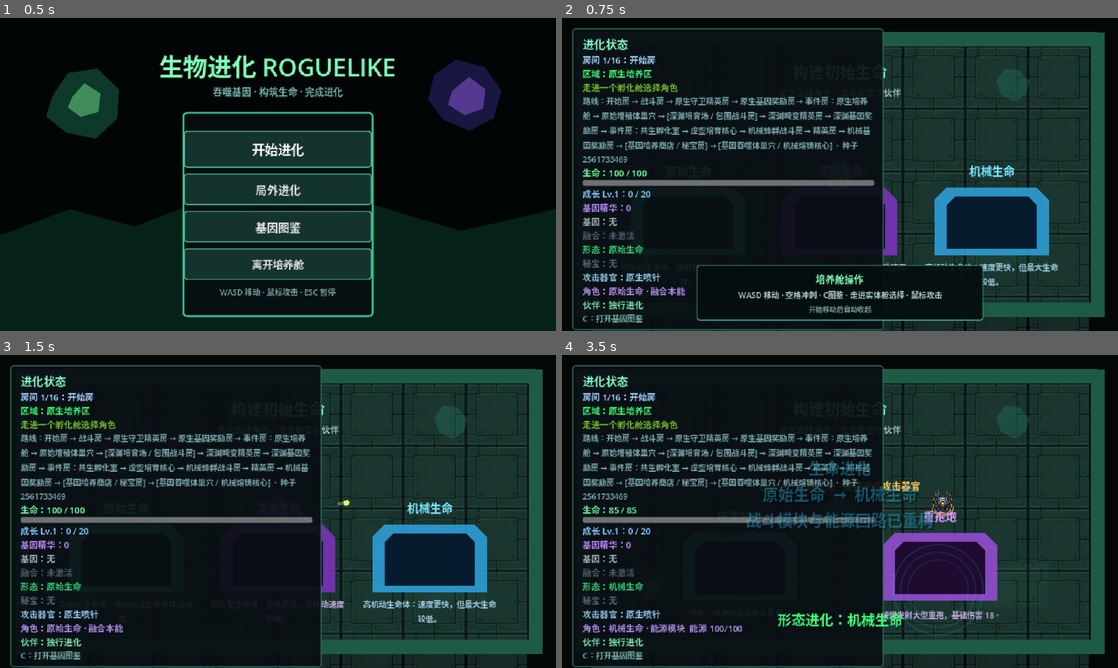
Above: before the commit, frames 1-4 (two rows, left to right).
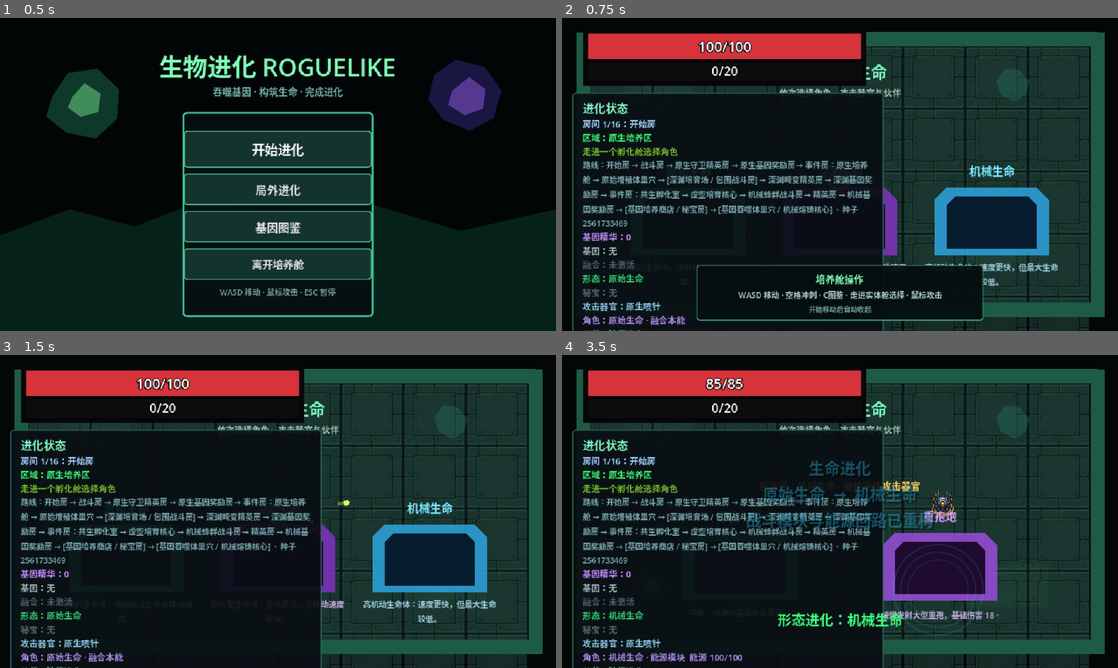
Above: after the commit, the same moments.

Repository: LIJUNCAN1/-Roguelike
Game: Godot game, scene res://scenes/ui/title_screen.tscn
The game is run twice, just before and just after one commit, with the same random seed, the same clock (stepped at 60 frames per second) and the same inputs.
Inputs (mouse positions are in pixels of both pictures, inside the frame that each line leads up to):
- Up to frame 1 (0.5 s): no input
- Up to frame 2 (0.75 s): click "开始进化" at 0.5 s
- Up to frame 3 (1.5 s): tap Enter (ui_accept) at 1.25 s; move the mouse to (400, 495) at 1.27 s; press the mouse at (400, 495) at 1.28 s; hold D (move_right) from 1.28 s (still down)
- Up to frame 4 (3.5 s): tap Enter (ui_accept) at 1.52, 2.27 s; move the mouse to (728, 527) at 2.02 s; release D (move_right) at 2.03 s; release the mouse at (728, 527) at 2.03 s; hold S (move_down) 2.03-2.78 s; tap P (damage_test_player) at 2.1 s; move the mouse to (895, 442) at 2.77 s; hold D (move_right) from 2.78 s (still down); hold Space (dash) from 2.78 s (still down)

Frame 1 is identical in both runs. In frame 2, 18% of the frame differs, in the area x 1-58%, y 3-100%; in frame 3, 18%; in frame 4, 18%.

Commit message:
feat: redesign player vitals HUD

Diff:
--- a/scenes/main/main.tscn
+++ b/scenes/main/main.tscn
@@ -31,6 +31,7 @@
 [ext_resource type="Script" path="res://scripts/audio/game_audio_director.gd" id="29_audio_director"]
 [ext_resource type="Resource" path="res://data/audio/prototype_audio_library.tres" id="30_audio_library"]
 [ext_resource type="Script" path="res://scripts/evolutions/evolution_presentation_controller.gd" id="31_evolution_presentation"]
+[ext_resource type="Script" path="res://scripts/ui/pixel_vitals_presenter.gd" id="32_pixel_vitals"]
 
 [sub_resource type="StyleBoxFlat" id="StyleBoxFlat_panel"]
 bg_color = Color(0.035, 0.055, 0.075, 0.92)
@@ -44,6 +45,18 @@
 corner_radius_bottom_right = 3
 corner_radius_bottom_left = 3
 
+[sub_resource type="StyleBoxFlat" id="StyleBoxFlat_vital_empty"]
+bg_color = Color(0.055, 0.045, 0.055, 1)
+
+[sub_resource type="StyleBoxFlat" id="StyleBoxFlat_health_fill"]
+bg_color = Color(0.84, 0.2, 0.23, 1)
+
+[sub_resource type="StyleBoxFlat" id="StyleBoxFlat_experience_fill"]
+bg_color = Color(0.6, 0.83, 0.95, 1)
+
+[sub_resource type="StyleBoxFlat" id="StyleBoxFlat_vital_frame"]
+bg_color = Color(0.025, 0.025, 0.035, 1)
+
 [node name="Main" type="Node2D"]
 
 [node name="GeneCodexManager" type="Node" parent="."]
@@ -76,13 +89,10 @@
 gene_label_path = NodePath("../Interface/StagePanel/MarginContainer/Labels/GeneStatus")
 fusion_label_path = NodePath("../Interface/StagePanel/MarginContainer/Labels/FusionStatus")
 evolution_label_path = NodePath("../Interface/StagePanel/MarginContainer/Labels/EvolutionStatus")
-health_label_path = NodePath("../Interface/StagePanel/MarginContainer/Labels/HealthStatus")
-health_bar_path = NodePath("../Interface/StagePanel/MarginContainer/Labels/HealthBar")
 
 [node name="ProgressionStatusPresenter" type="Node" parent="."]
 script = ExtResource("23_progression_status")
 progression_path = NodePath("../World/Player/RunProgression")
-experience_label_path = NodePath("../Interface/StagePanel/MarginContainer/Labels/ExperienceStatus")
 essence_label_path = NodePath("../Interface/StagePanel/MarginContainer/Labels/EssenceStatus")
 
 [node name="BuildNotificationPresenter" type="Node" parent="."]
@@ -168,11 +178,87 @@
 mouse_filter = 2
 color = Color(0.45, 1, 0.7, 0)
 
+[node name="PlayerVitals" type="Control" parent="Interface"]
+layout_mode = 3
+anchors_preset = 0
+offset_left = 24.0
+offset_top = 12.0
+offset_right = 350.0
+offset_bottom = 78.0
+mouse_filter = 2
+script = ExtResource("32_pixel_vitals")
+health_component_path = NodePath("../../World/Player/HealthComponent")
+progression_path = NodePath("../../World/Player/RunProgression")
+health_bar_path = NodePath("Frame/HealthBar")
+experience_bar_path = NodePath("Frame/ExperienceBar")
+health_text_path = NodePath("Frame/HealthText")
+experience_text_path = NodePath("Frame/ExperienceText")
+
+[node name="Frame" type="Panel" parent="Interface/PlayerVitals"]
+layout_mode = 1
+anchors_preset = 15
+anchor_right = 1.0
+anchor_bottom = 1.0
+grow_horizontal = 2
+grow_vertical = 2
+theme_override_styles/panel = SubResource("StyleBoxFlat_vital_frame")
+
+[node name="HealthBar" type="ProgressBar" parent="Interface/PlayerVitals/Frame"]
+layout_mode = 0
+offset_left = 6.0
+offset_top = 6.0
+offset_right = 320.0
+offset_bottom = 35.0
+mouse_filter = 2
+theme_override_styles/background = SubResource("StyleBoxFlat_vital_empty")
+theme_override_styles/fill = SubResource("StyleBoxFlat_health_fill")
+value = 100.0
+show_percentage = false
+
+[node name="ExperienceBar" type="ProgressBar" parent="Interface/PlayerVitals/Frame"]
+layout_mode = 0
+offset_left = 6.0
+offset_top = 39.0
+offset_right = 320.0
+offset_bottom = 60.0
+mouse_filter = 2
+theme_override_styles/background = SubResource("StyleBoxFlat_vital_empty")
+theme_override_styles/fill = SubResource("StyleBoxFlat_experience_fill")
+show_percentage = false
+
+[node name="HealthText" type="Label" parent="Interface/PlayerVitals/Frame"]
+layout_mode = 0
+offset_left = 6.0
+offset_top = 5.0
+offset_right = 320.0
+offset_bottom = 36.0
+theme_override_colors/font_color = Color(1, 1, 1, 1)
+theme_override_colors/font_outline_color = Color(0.02, 0.02, 0.03, 1)
+theme_override_constants/outline_size = 4
+theme_override_font_sizes/font_size = 16
+text = "100/100"
+horizontal_alignment = 1
+vertical_alignment = 1
+
+[node name="ExperienceText" type="Label" parent="Interface/PlayerVitals/Frame"]
+layout_mode = 0
+offset_left = 6.0
+offset_top = 37.0
+offset_right = 320.0
+offset_bottom = 62.0
+theme_override_colors/font_color = Color(1, 1, 1, 1)
+theme_override_colors/font_outline_color = Color(0.02, 0.02, 0.03, 1)
+theme_override_constants/outline_size = 3
+theme_override_font_sizes/font_size = 14
+text = "0/20"
+horizontal_alignment = 1
+vertical_alignment = 1
+
 [node name="StagePanel" type="PanelContainer" parent="Interface"]
 offset_left = 12.0
-offset_top = 12.0
+offset_top = 86.0
 offset_right = 370.0
-offset_bottom = 276.0
+offset_bottom = 326.0
 theme_override_styles/panel = SubResource("StyleBoxFlat_panel")
 
 [node name="MarginContainer" type="MarginContainer" parent="Interface/StagePanel"]
@@ -215,23 +301,6 @@
 theme_override_colors/font_color = Color(0.58, 0.66, 0.69, 1)
 theme_override_font_sizes/font_size = 10
 text = "G火焰  H分裂  J穿透  K吸血  L爆炸"
-
-[node name="HealthStatus" type="Label" parent="Interface/StagePanel/MarginContainer/Labels"]
-theme_override_colors/font_color = Color(0.42, 0.95, 0.62, 1)
-theme_override_font_sizes/font_size = 10
-text = "生命：100 / 100"
-
-[node name="HealthBar" type="ProgressBar" parent="Interface/StagePanel/MarginContainer/Labels"]
-custom_minimum_size = Vector2(0, 7)
-layout_mode = 2
-mouse_filter = 2
-value = 100.0
-show_percentage = false
-
-[node name="ExperienceStatus" type="Label" parent="Interface/StagePanel/MarginContainer/Labels"]
-theme_override_colors/font_color = Color(0.52, 0.78, 1, 1)
-theme_override_font_sizes/font_size = 10
-text = "成长 Lv.1：0 / 20"
 
 [node name="EssenceStatus" type="Label" parent="Interface/StagePanel/MarginContainer/Labels"]
 theme_override_colors/font_color = Color(0.75, 0.55, 1, 1)
--- a/scripts/ui/build_status_presenter.gd
+++ b/scripts/ui/build_status_presenter.gd
@@ -8,8 +8,6 @@
 @export_node_path("Label") var gene_label_path: NodePath
 @export_node_path("Label") var fusion_label_path: NodePath
 @export_node_path("Label") var evolution_label_path: NodePath
-@export_node_path("Label") var health_label_path: NodePath
-@export_node_path("ProgressBar") var health_bar_path: NodePath
 
 @onready var gene_manager: GeneManager = get_node(
 	gene_manager_path
@@ -30,12 +28,6 @@
 @onready var evolution_label: Label = get_node(
 	evolution_label_path
 ) as Label
-@onready var health_label: Label = get_node(
-	health_label_path
-) as Label
-@onready var health_bar: ProgressBar = get_node_or_null(
-	health_bar_path
-) as ProgressBar
 
 
 func _ready() -> void:
@@ -44,14 +36,9 @@
 	evolution_system.evolution_changed.connect(
 		_on_evolution_changed
 	)
-	player_health.health_changed.connect(_update_health)
 	_update_genes()
 	_update_fusions()
 	_update_evolution()
-	_update_health(
-		player_health.current_health,
-		player_health.max_health
-	)
 
 
 func _update_genes() -> void:
@@ -96,16 +83,3 @@
 		return
 	evolution_label.text = "形态：%s" % evolution.display_name
 	evolution_label.modulate = Color(0.45, 0.9, 0.68, 1.0)
-
-
-func _update_health(
-	current_health: float,
-	max_health: float
-) -> void:
-	health_label.text = "生命：%d / %d" % [
-		roundi(current_health),
-		roundi(max_health),
-	]
-	if health_bar != null:
-		health_bar.max_value = max_health
-		health_bar.value = current_health
--- /dev/null
+++ b/scripts/ui/pixel_vitals_presenter.gd
@@ -0,0 +1,61 @@
+class_name PixelVitalsPresenter
+extends Control
+
+@export_node_path("Node") var health_component_path: NodePath
+@export_node_path("Node") var progression_path: NodePath
+@export_node_path("ProgressBar") var health_bar_path: NodePath
+@export_node_path("ProgressBar") var experience_bar_path: NodePath
+@export_node_path("Label") var health_text_path: NodePath
+@export_node_path("Label") var experience_text_path: NodePath
+
+@onready var health_component: HealthComponent = get_node(
+	health_component_path
+) as HealthComponent
+@onready var progression: RunProgression = get_node(
+	progression_path
+) as RunProgression
+@onready var health_bar: ProgressBar = get_node(
+	health_bar_path
+) as ProgressBar
+@onready var experience_bar: ProgressBar = get_node(
+	experience_bar_path
+) as ProgressBar
+@onready var health_text: Label = get_node(
+	health_text_path
+) as Label
+@onready var experience_text: Label = get_node(
+	experience_text_path
+) as Label
+
+
+func _ready() -> void:
+	health_component.health_changed.connect(_update_health)
+	progression.experience_changed.connect(_update_experience)
+	_update_health(
+		health_component.current_health,
+		health_component.max_health
+	)
+	_update_experience(
+		progression.current_experience,
+		progression.get_experience_to_next_level(),
+		progression.level
+	)
+
+
+func _update_health(current: float, maximum: float) -> void:
+	health_bar.max_value = maxf(maximum, 1.0)
+	health_bar.value = clampf(current, 0.0, maximum)
+	health_text.text = "%d/%d" % [
+		roundi(current),
+		roundi(maximum),
+	]
+
+
+func _update_experience(
+	current: int,
+	required: int,
+	_level: int
+) -> void:
+	experience_bar.max_value = maxi(required, 1)
+	experience_bar.value = clampi(current, 0, required)
+	experience_text.text = "%d/%d" % [current, required]
--- a/scripts/ui/progression_status_presenter.gd
+++ b/scripts/ui/progression_status_presenter.gd
@@ -2,41 +2,19 @@
 extends Node
 
 @export_node_path("Node") var progression_path: NodePath
-@export_node_path("Label") var experience_label_path: NodePath
 @export_node_path("Label") var essence_label_path: NodePath
 
 @onready var progression: RunProgression = get_node(
 	progression_path
 ) as RunProgression
-@onready var experience_label: Label = get_node(
-	experience_label_path
-) as Label
 @onready var essence_label: Label = get_node(
 	essence_label_path
 ) as Label
 
 
 func _ready() -> void:
-	progression.experience_changed.connect(_update_experience)
 	progression.essence_changed.connect(_update_essence)
-	_update_experience(
-		progression.current_experience,
-		progression.get_experience_to_next_level(),
-		progression.level
-	)
 	_update_essence(progression.essence)
-
-
-func _update_experience(
-	current: int,
-	required: int,
-	level: int
-) -> void:
-	experience_label.text = "成长 Lv.%d：%d / %d" % [
-		level,
-		current,
-		required,
-	]
 
 
 func _update_essence(current: int) -> void:
--- a/tests/hud_tutorial_smoke_test.gd
+++ b/tests/hud_tutorial_smoke_test.gd
@@ -17,14 +17,17 @@
 	var debug_status := main.get_node(
 		"Interface/StagePanel/MarginContainer/Labels/Status"
 	) as Label
-	var health_status := main.get_node(
-		"Interface/StagePanel/MarginContainer/Labels/HealthStatus"
+	var health_bar := main.get_node(
+		"Interface/PlayerVitals/Frame/HealthBar"
+	) as ProgressBar
+	var experience_bar := main.get_node(
+		"Interface/PlayerVitals/Frame/ExperienceBar"
+	) as ProgressBar
+	var health_text := main.get_node(
+		"Interface/PlayerVitals/Frame/HealthText"
 	) as Label
-	var health_bar := main.get_node(
-		"Interface/StagePanel/MarginContainer/Labels/HealthBar"
-	) as ProgressBar
-	var experience_status := main.get_node(
-		"Interface/StagePanel/MarginContainer/Labels/ExperienceStatus"
+	var experience_text := main.get_node(
+		"Interface/PlayerVitals/Frame/ExperienceText"
 	) as Label
 	var tutorial := main.get_node(
 		"TutorialOverlay"
@@ -34,9 +37,10 @@
 		bool(gene_harness.get("debug_hotkeys_enabled"))
 		or bool(relic_harness.get("debug_hotkeys_enabled"))
 		or debug_status.visible
-		or health_status.text.contains("测试")
 		or not is_equal_approx(health_bar.value, 100.0)
-		or not experience_status.text.contains("Lv.1")
+		or not is_equal_approx(experience_bar.value, 0.0)
+		or health_text.text != "100/100"
+		or experience_text.text != "0/20"
 	):
 		push_error("Release HUD still exposed developer controls.")
 		quit(1)
--- a/tests/lifesteal_gene_smoke_test.gd
+++ b/tests/lifesteal_gene_smoke_test.gd
@@ -22,7 +22,7 @@
 	var gene_manager := player.get_node("GeneManager") as GeneManager
 	var enemy := combat_room.get_node("TestChaser") as EnemyController
 	var health_status := main.get_node(
-		"Interface/StagePanel/MarginContainer/Labels/HealthStatus"
+		"Interface/PlayerVitals/Frame/HealthText"
 	) as Label
 	enemy.set_target(null)
 	player_health.take_damage(50.0)
--- /dev/null
+++ b/tests/pixel_vitals_smoke_test.gd
@@ -0,0 +1,38 @@
+extends SceneTree
+
+
+func _init() -> void:
+	call_deferred("_run")
+
+
+func _run() -> void:
+	var main := (
+		load("res://scenes/main/main.tscn") as PackedScene
+	).instantiate()
+	root.add_child(main)
+	await process_frame
+	var vitals := main.get_node(
+		"Interface/PlayerVitals"
+	) as PixelVitalsPresenter
+	var health := main.get_node(
+		"World/Player/HealthComponent"
+	) as HealthComponent
+	var progression := main.get_node(
+		"World/Player/RunProgression"
+	) as RunProgression
+	health.invulnerability_remaining = 0.0
+	health.take_damage(37.0)
+	progression.add_experience(9)
+	await process_frame
+	if (
+		vitals.health_text.text != "63/100"
+		or not is_equal_approx(vitals.health_bar.value, 63.0)
+		or vitals.experience_text.text != "9/20"
+		or not is_equal_approx(vitals.experience_bar.value, 9.0)
+		or vitals.size != Vector2(326.0, 66.0)
+	):
+		push_error("Pixel vitals did not match the reference behavior.")
+		quit(1)
+		return
+	print("Pixel vitals smoke test passed.")
+	quit()
Not shown: 1 places in scenes/main/main.tscn that only renumber resources
Not shown, added: scripts/ui/pixel_vitals_presenter.gd.uid
Not shown, added: tests/pixel_vitals_smoke_test.gd.uid
